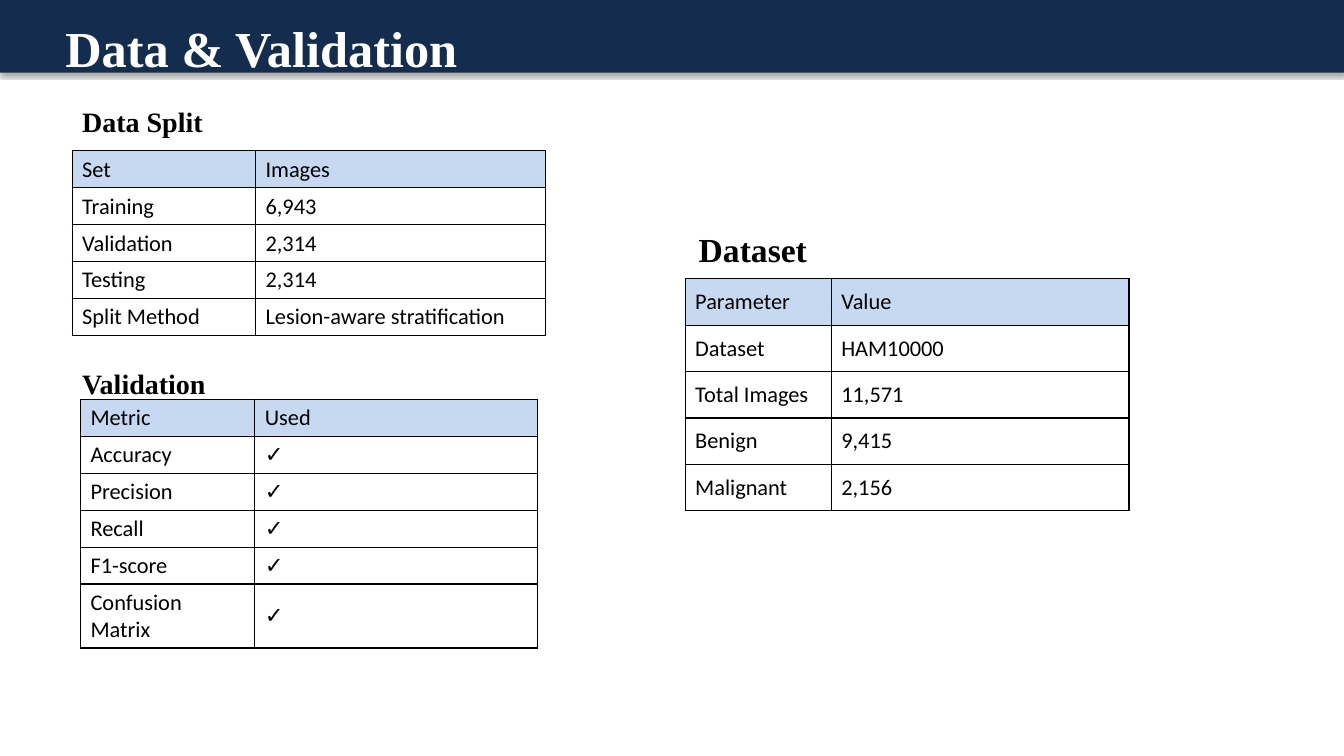
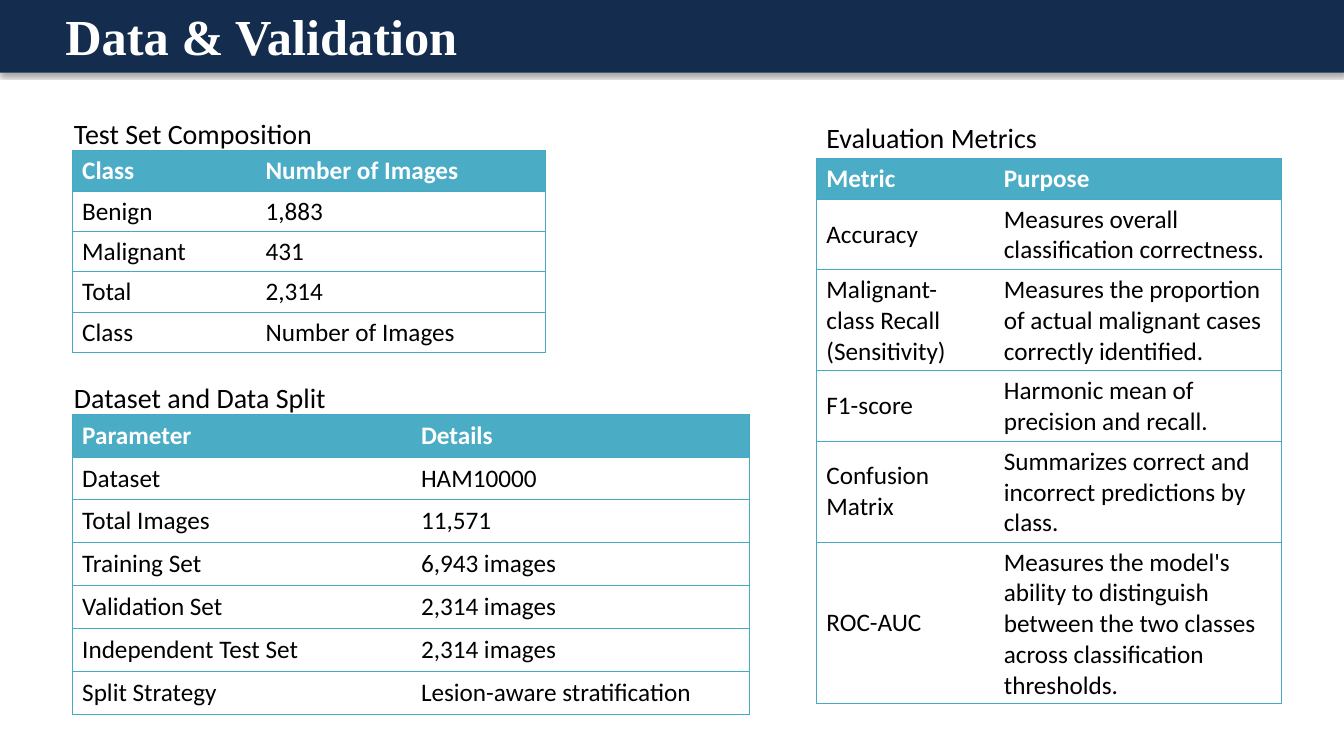
Before and after one commit to keerthireddy16/major-project-dermatology-cdss, a slide deck: slide 8 of files/projectphase2_ppt.pptx (slide 7 before the commit). Drawn at 1344x756 pixels with LibreOffice and Linux fonts; fonts in the diff are those of the drawing. Boxes give left, top, right and bottom in pixels: in the first picture for what was removed or moved away, otherwise in the second. Text is boxed around its words. In the diff, an @@ line names an element or a change of style, - is before the commit and + after.

Commit message:
Update DermAI application, evaluation audit, and presentation

```diff
--- a/files/projectphase2_ppt.pptx
+++ b/files/projectphase2_ppt.pptx
@@ text "Data & Validation" rewrapped from (65, 32, 457, 78) to (65, 20, 457, 56) @@
@@ text at (74, 124, 312, 151): text changed; font Times New Roman to Calibri; bold off @@
-Data Split
+Test Set Composition
@@ text added at (826, 128, 1037, 149), 20 pt, text #000000 @@
+Evaluation Metrics
@@ table at (73, 150, 546, 352) @@
-row 1, column 1: Set
+row 1, column 1: Class
-row 1, column 2: Images
+row 1, column 2: Number of Images
-row 2, column 1: Training
+row 2, column 1: Benign
-row 2, column 2: 6,943
+row 2, column 2: 1,883
-row 3, column 1: Validation
+row 3, column 1: Malignant
-row 3, column 2: 2,314
+row 3, column 2: 431
-row 4, column 1: Testing
+row 4, column 1: Total
-row 5, column 1: Split Method
+row 5, column 1: Class
-row 5, column 2: Lesion-aware stratification
+row 5, column 2: Number of Images
@@ fill #C6D9F1 to none in row 1 @@
@@ size 16 to 18 pt in "2,314" @@
@@ borders changed @@
@@ table at (817, 159, 1282, 704) @@
-row 1, column 2: Used
+row 1, column 2: Purpose
-row 2, column 2: ✓
+row 2, column 2: Measures overall classification correctness.
-row 3, column 1: Precision
+row 3, column 1: Malignant-class Recall (Sensitivity)
-row 3, column 2: ✓
+row 3, column 2: Measures the proportion of actual malignant cases correctly identified.
-row 4, column 1: Recall
+row 4, column 1: F1-score
-row 4, column 2: ✓
+row 4, column 2: Harmonic mean of precision and recall.
-row 5, column 1: F1-score
+row 5, column 1: Confusion Matrix
-row 5, column 2: ✓
+row 5, column 2: Summarizes correct and incorrect predictions by class.
-row 6, column 1: Confusion Matrix
+row 6, column 1: ROC-AUC
-row 6, column 2: ✓
+row 6, column 2: Measures the model's ability to distinguish between the two classes across classification thresholds.
@@ fill #C6D9F1 to none in row 1 @@
@@ size 16 to 18 pt in "Metric", "Accuracy" @@
@@ text colour #000000 to #FFFFFF, bold on in "Metric" @@
@@ borders changed @@
@@ table: place and size @@
-table at (81, 399, 538, 648)
+table at (817, 159, 1282, 704)
@@ table removed at (686, 279, 1129, 511), 5 rows, 2 columns @@
-Parameter | Value
-Dataset | HAM10000
-Total Images | 11,571
-Benign | 9,415
-Malignant | 2,156
@@ text at (74, 388, 326, 415): text changed; size 24 to 20 pt; font Times New Roman to Calibri; bold off @@
-Dataset
+Dataset and Data Split
@@ text removed at (82, 374, 206, 395) @@
-Validation
@@ table added at (73, 414, 750, 714), 7 rows, 2 columns @@
+Parameter | Details
+Dataset | HAM10000
+Total Images | 11,571
+Training Set | 6,943 images
+Validation Set | 2,314 images
+Independent Test Set | 2,314 images
+Split Strategy | Lesion-aware stratification
```
Also in this commit, not shown: 4 other slides changed, 5 slides added, 1 slide removed, 30 other files.
